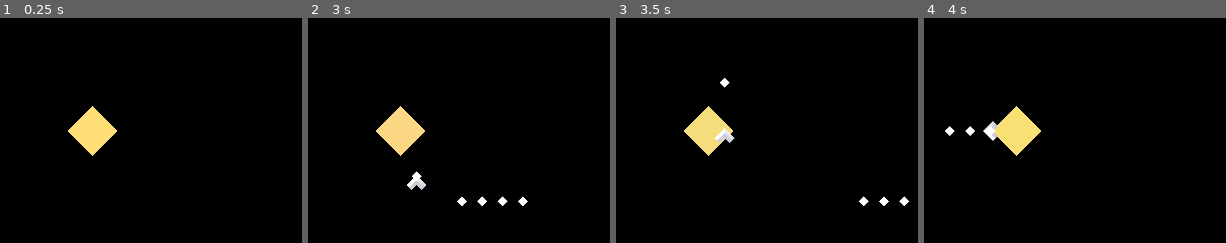
Above: before the commit, frames 1-4 (left to right).
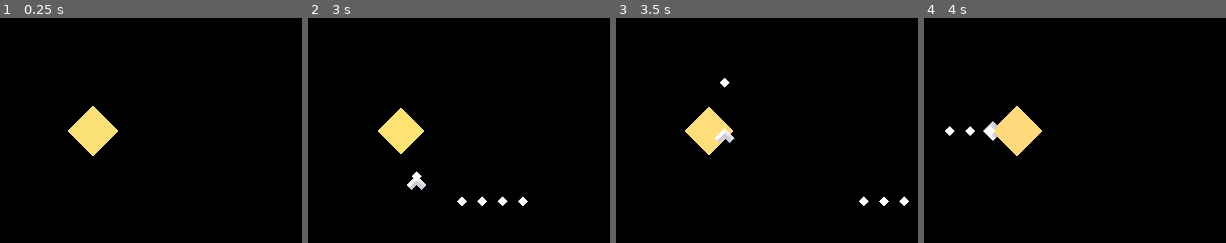
Above: after the commit, the same moments.

Repository: wdfeer/spaceshooter
Game: Godot game, scene res://src/solar_system.tscn
Two runs of this game, one before a commit and one after it. Both use one fixed random seed, a clock stepped at 60 frames per second and the inputs below.
Inputs (mouse positions are % of the whole screen's width and height, from its top left):
- Up to frame 1 (0.25 s): no input
- Up to frame 2 (3 s): tap Enter at 0.5 s; move the mouse to (83, 45) at 0.52 s; press the mouse at (83, 45) at 0.53 s; hold D (right) 0.53-1.28 s; move the mouse to (27, 55) at 1.27 s; release the mouse at (27, 55) at 1.28 s; hold S (down) 1.28-2.03 s; click (27, 55) at 1.35 s; move the mouse to (67, 28) at 2.02 s; press the mouse at (67, 28) at 2.03 s; hold D (right) 2.03-2.78 s; move the mouse to (47, 70) at 2.77 s; release the mouse at (47, 70) at 2.78 s; hold W (up) from 2.78 s (still down); click (47, 70) at 2.85 s
- Up to frame 3 (3.5 s): keep holding W (up)
- Up to frame 4 (4 s): move the mouse to (93, 65) at 3.52 s; release W (up) at 3.53 s; press the mouse at (93, 65) at 3.53 s; hold A (left) from 3.53 s (still down)
The pictures show only the part of the screen within x 38-88%, y 25-75%; the shares and areas given below are measured in that part.

The runs differ from the first frame. In frame 1, less than 0.1% of the frame differs, in the area x 30-40%, y 39-62%; in frame 2, 0.2%, in the area x 22-39%, y 39-62%; in frame 3, less than 0.1%; in frame 4, less than 0.1%.

Commit message:
Animate sun scale

Diff:
--- a/project.godot
+++ b/project.godot
@@ -11,7 +11,7 @@
 [application]
 
 config/name="SpaceShooter"
-config/version="1a"
+config/version="2a"
 run/main_scene="res://src/solar_system.tscn"
 config/features=PackedStringArray("4.3", "Mobile")
 
--- a/src/sun.gd
+++ b/src/sun.gd
@@ -1,12 +1,16 @@
 extends Polygon2D
+
+func _process(delta: float) -> void:
+	process_color(delta)
+	process_scale(delta)
+
 
 const COLOR_CHANGE_SPEED: float = 0.1
 @onready
 var base_color = color
 @onready
 var target_color: Color = color
-
-func _process(delta: float) -> void:
+func process_color(delta: float):
 	var delta_color = target_color - color
 	var delta_color_v3 = Vector3(delta_color.r, delta_color.g, delta_color.b)
 	if delta_color_v3.length() > 0.01:
@@ -18,3 +22,16 @@
 		var g = randf_range(-0.05, 0.05)
 		var b = randf_range(-0.05, 0.05)
 		target_color = base_color + Color(r, g, b)
+
+
+const SCALE_CHANGE_SPEED: float = 0.1
+@onready
+var base_scale = scale
+@onready
+var target_scale = scale
+func process_scale(delta: float):
+	if scale.distance_to(target_scale) < 0.01:
+		var factor = base_scale.x + (randf() * 0.2 - 0.1)
+		target_scale = base_scale * factor
+	else:
+		scale += scale.direction_to(target_scale) * delta * SCALE_CHANGE_SPEED
